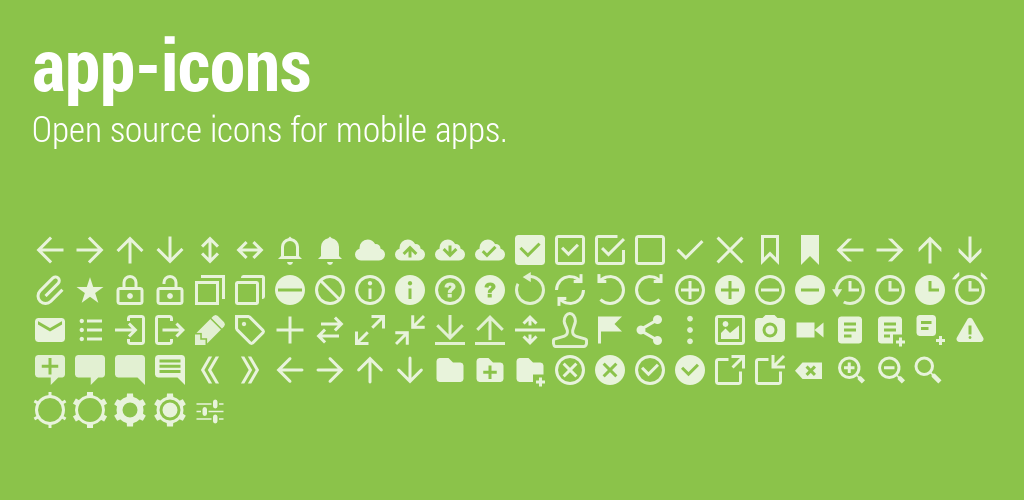
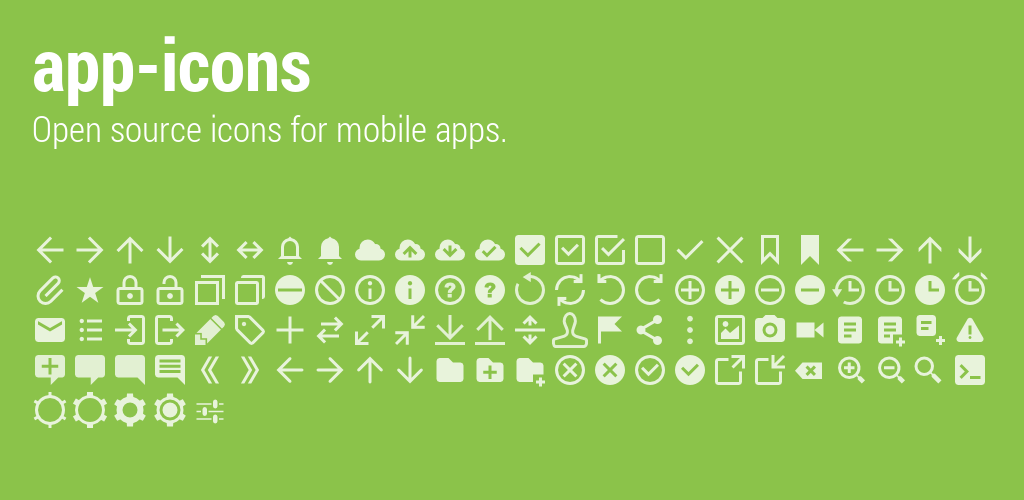
Layer changes from the first (1024, 500) image to the second:
added layer "ic_action_terminal.png" in group "icons" over [955,355,985,385]
